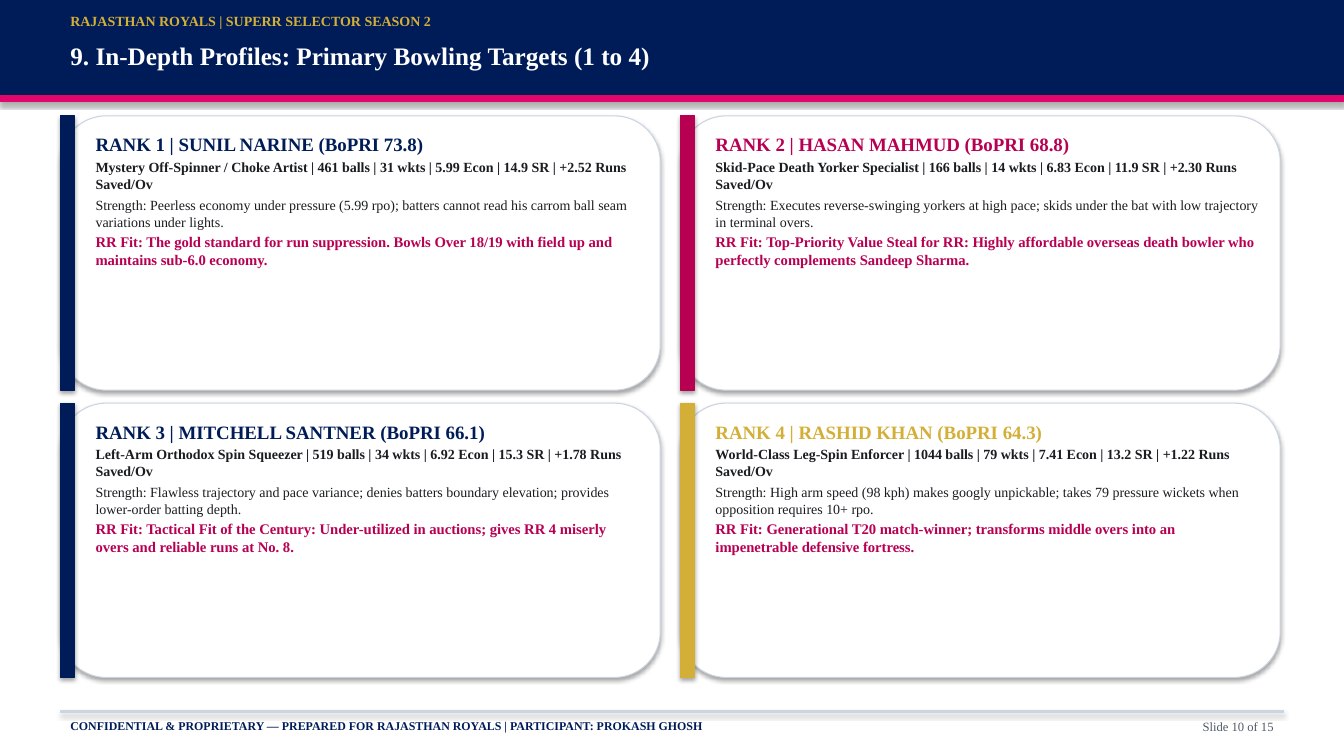
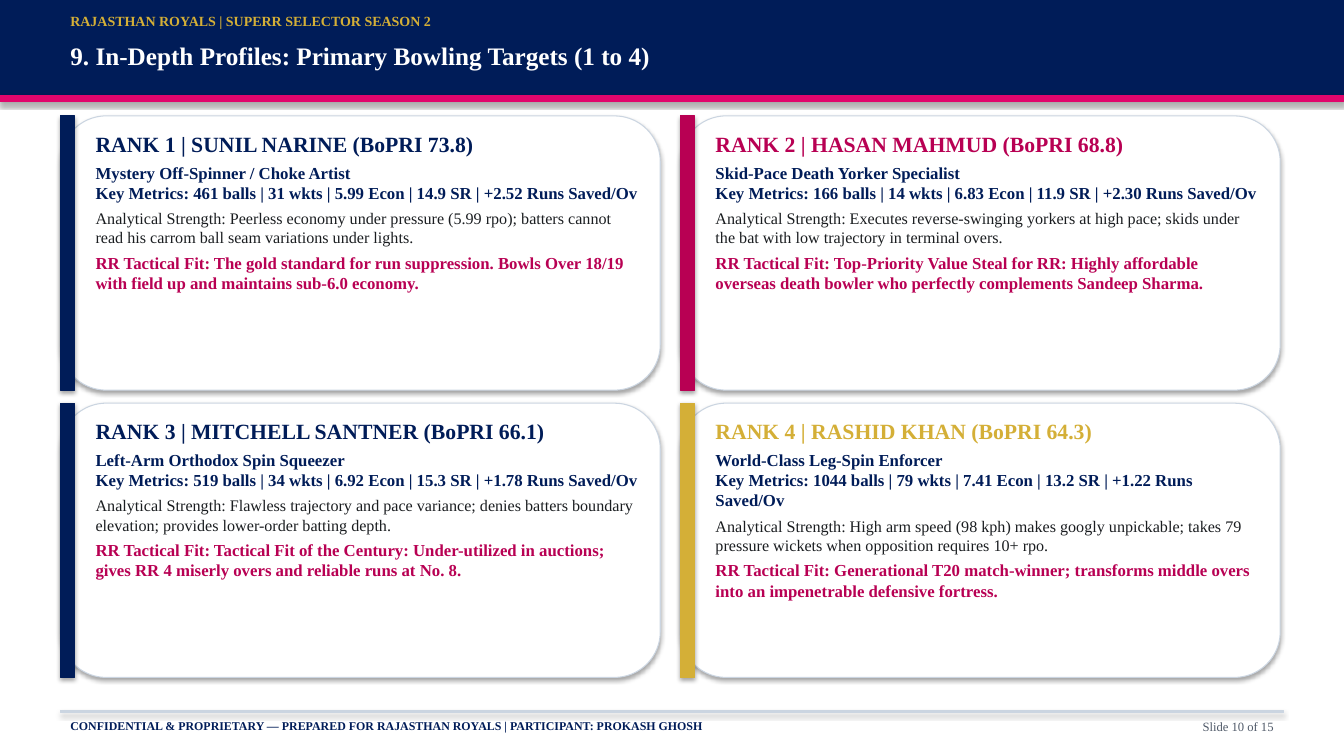
Before and after one commit to prokashghosh996-png/RR-supeRR-selector-2027, a slide deck: slide 10 of SupeRR_Selector_Season_2_RR_IPL_2027_Auction_Strategy.pptx. Drawn at 1344x756 pixels with LibreOffice and Linux fonts; fonts in the diff are those of the drawing. Boxes give left, top, right and bottom in pixels: in the first picture for what was removed or moved away, otherwise in the second. Text is boxed around its words. In the diff, an @@ line names an element or a change of style, - is before the commit and + after.

Commit message:
feat: build expanded IPL 2027 auction strategy presentation and verification scripts

```diff
--- a/SupeRR_Selector_Season_2_RR_IPL_2027_Auction_Strategy.pptx
+++ b/SupeRR_Selector_Season_2_RR_IPL_2027_Auction_Strategy.pptx
@@ text at box(96, 137, 473, 157): size 13.5 to 15.5 pt in "RANK 1 | SUNIL NARINE (BoPRI 73.8)"; more space between paragraphs @@
@@ text at box(715, 137, 1123, 157): size 13.5 to 15.5 pt in "RANK 2 | HASAN MAHMUD (BoPRI 68.8)"; more space between paragraphs @@
@@ text at box(96, 167, 637, 293): text changed; size 10 to 12 pt @@
-Mystery Off-Spinner / Choke Artist | 461 balls | 31 wkts | 5.99 Econ | 14.9 SR | +2.52 Runs Saved/Ov
-Strength: Peerless economy under pressure (5.99 rpo); batters cannot read his carrom ball seam variations under lights.
-RR Fit: The gold standard for run suppression. Bowls Over 18/19 with field up and maintains sub-6.0 economy.
+Mystery Off-Spinner / Choke Artist
+Key Metrics: 461 balls | 31 wkts | 5.99 Econ | 14.9 SR | +2.52 Runs Saved/Ov
+Analytical Strength: Peerless economy under pressure (5.99 rpo); batters cannot read his carrom ball seam variations under lights.
+RR Tactical Fit: The gold standard for run suppression. Bowls Over 18/19 with field up and maintains sub-6.0 economy.
@@ text at box(715, 167, 1256, 293): text changed; size 10 to 12 pt; text colour #1A1D20 to #B80053 @@
-Skid-Pace Death Yorker Specialist | 166 balls | 14 wkts | 6.83 Econ | 11.9 SR | +2.30 Runs Saved/Ov
-Strength: Executes reverse-swinging yorkers at high pace; skids under the bat with low trajectory in terminal overs.
-RR Fit: Top-Priority Value Steal for RR: Highly affordable overseas death bowler who perfectly complements Sandeep Sharma.
+Skid-Pace Death Yorker Specialist
+Key Metrics: 166 balls | 14 wkts | 6.83 Econ | 11.9 SR | +2.30 Runs Saved/Ov
+Analytical Strength: Executes reverse-swinging yorkers at high pace; skids under the bat with low trajectory in terminal overs.
+RR Tactical Fit: Top-Priority Value Steal for RR: Highly affordable overseas death bowler who perfectly complements Sandeep Sharma.
@@ text at box(96, 424, 544, 444): size 13.5 to 15.5 pt in "RANK 3 | MITCHELL SANTNER (BoPRI 66.1)"; more space between paragraphs @@
@@ text at box(715, 424, 1092, 444): size 13.5 to 15.5 pt in "RANK 4 | RASHID KHAN (BoPRI 64.3)"; more space between paragraphs @@
@@ text at box(96, 454, 637, 580): text changed; size 10 to 12 pt @@
-Left-Arm Orthodox Spin Squeezer | 519 balls | 34 wkts | 6.92 Econ | 15.3 SR | +1.78 Runs Saved/Ov
-Strength: Flawless trajectory and pace variance; denies batters boundary elevation; provides lower-order batting depth.
-RR Fit: Tactical Fit of the Century: Under-utilized in auctions; gives RR 4 miserly overs and reliable runs at No. 8.
+Left-Arm Orthodox Spin Squeezer
+Key Metrics: 519 balls | 34 wkts | 6.92 Econ | 15.3 SR | +1.78 Runs Saved/Ov
+Analytical Strength: Flawless trajectory and pace variance; denies batters boundary elevation; provides lower-order batting depth.
+RR Tactical Fit: Tactical Fit of the Century: Under-utilized in auctions; gives RR 4 miserly overs and reliable runs at No. 8.
@@ text at box(715, 454, 1250, 601): text changed; size 10 to 12 pt @@
-World-Class Leg-Spin Enforcer | 1044 balls | 79 wkts | 7.41 Econ | 13.2 SR | +1.22 Runs Saved/Ov
-Strength: High arm speed (98 kph) makes googly unpickable; takes 79 pressure wickets when opposition requires 10+ rpo.
-RR Fit: Generational T20 match-winner; transforms middle overs into an impenetrable defensive fortress.
+World-Class Leg-Spin Enforcer
+Key Metrics: 1044 balls | 79 wkts | 7.41 Econ | 13.2 SR | +1.22 Runs Saved/Ov
+Analytical Strength: High arm speed (98 kph) makes googly unpickable; takes 79 pressure wickets when opposition requires 10+ rpo.
+RR Tactical Fit: Generational T20 match-winner; transforms middle overs into an impenetrable defensive fortress.
```
Also in this commit, not shown: 4 other slides changed, 6 other files.
